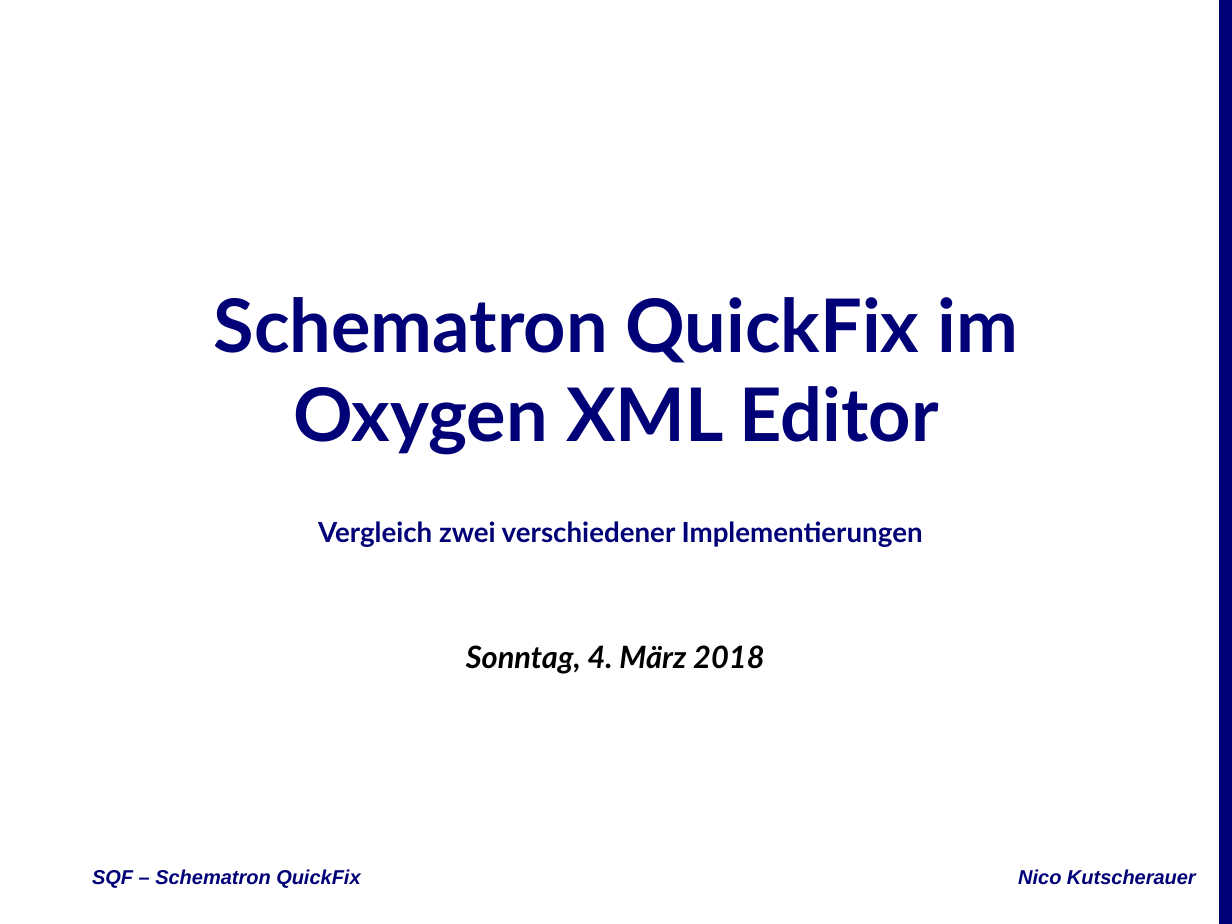
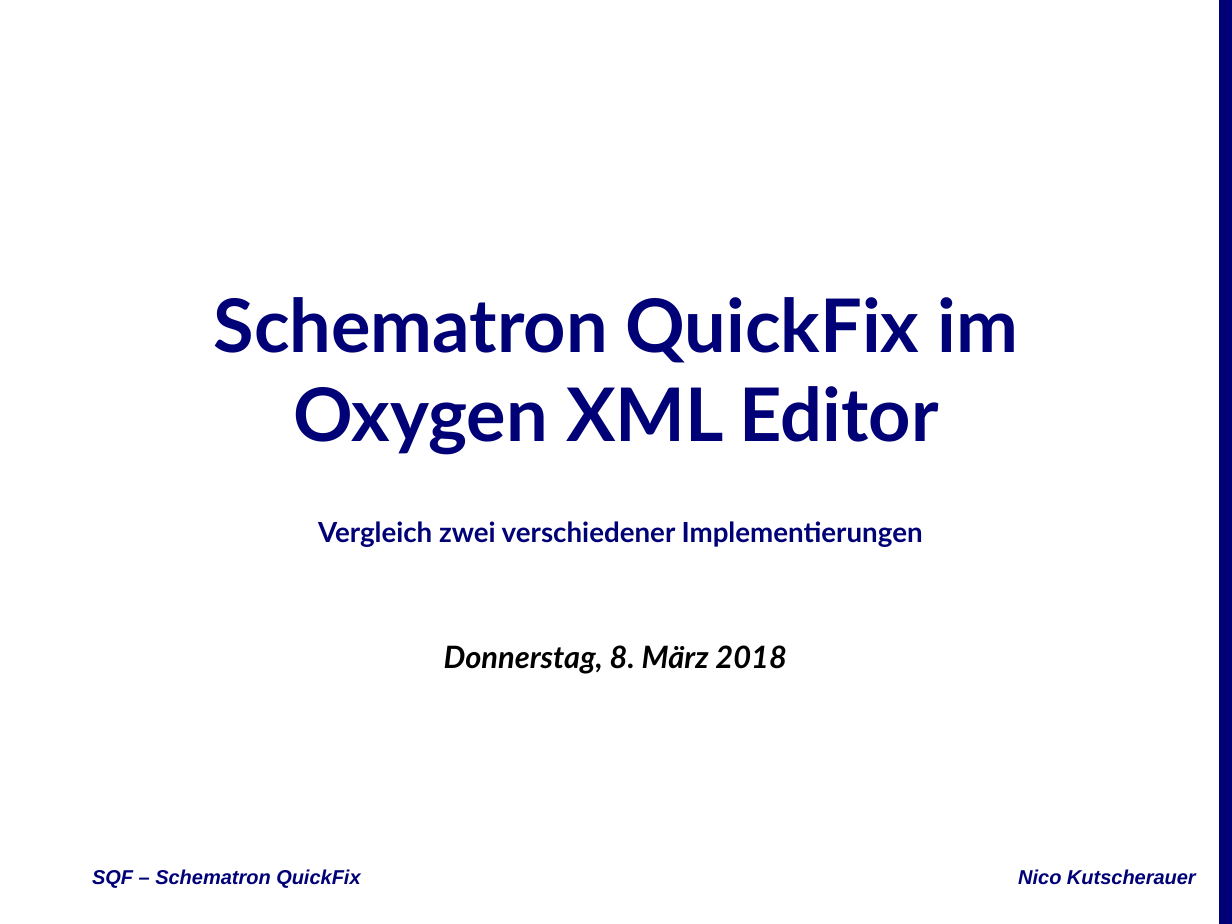
Before and after one commit to nkutsche/SchematronQuickFix-2017-11-17, a slide deck: slide 1 of SQF-Escali.pptx. Drawn at 1232x924 pixels with LibreOffice and Linux fonts; fonts in the diff are those of the drawing; background and template pictures are left out. Boxes give left, top, right and bottom in pixels: in the first picture for what was removed or moved away, otherwise in the second. Text is boxed around its words. In the diff, an @@ line names an element or a change of style, - is before the commit and + after.

```diff
--- a/SQF-Escali.pptx
+++ b/SQF-Escali.pptx
@@ subtitle at bbox=[444, 645, 787, 674]: text changed @@
-Sonntag, 4. März 2018
+Donnerstag, 8. März 2018
```
Also in this commit, not shown: 5 other slides changed.
